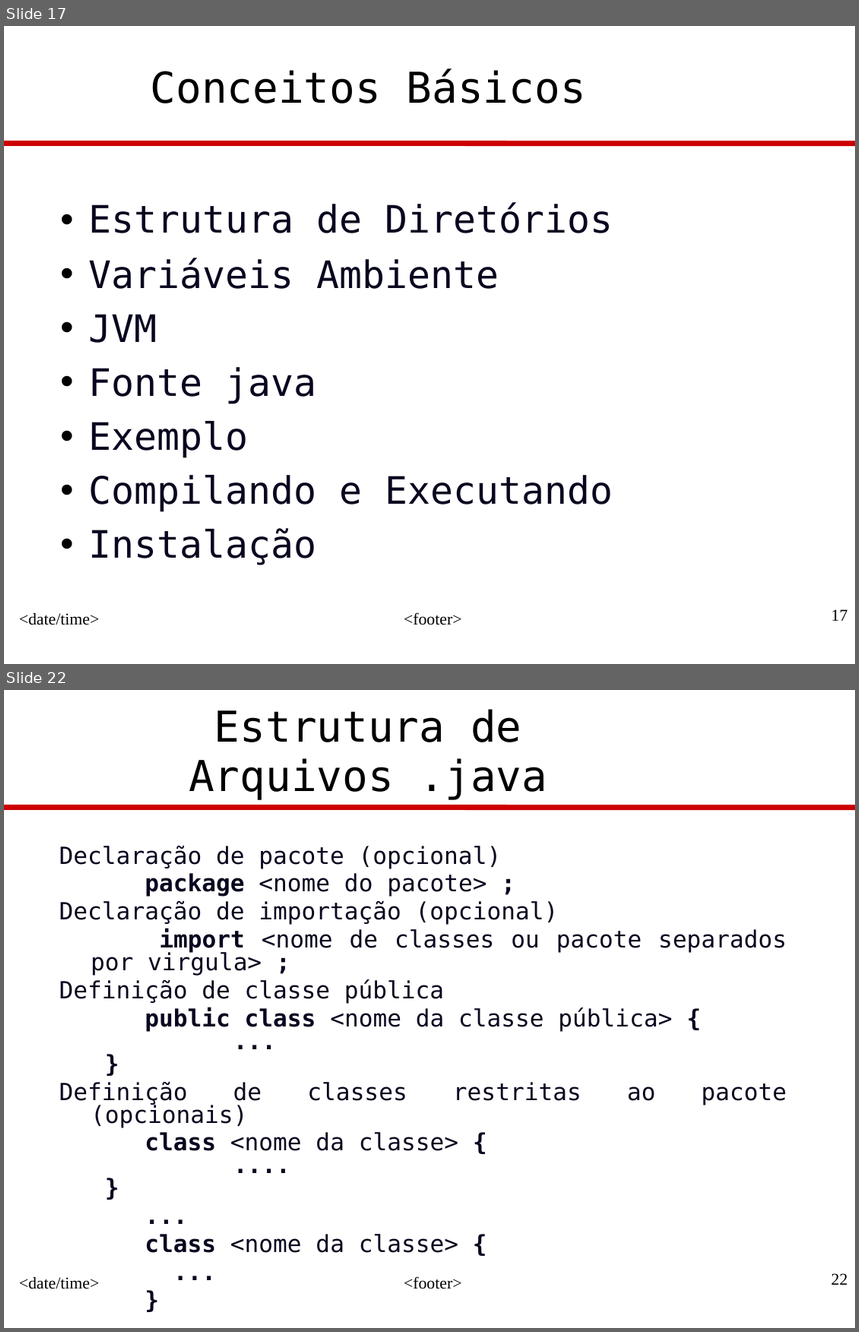
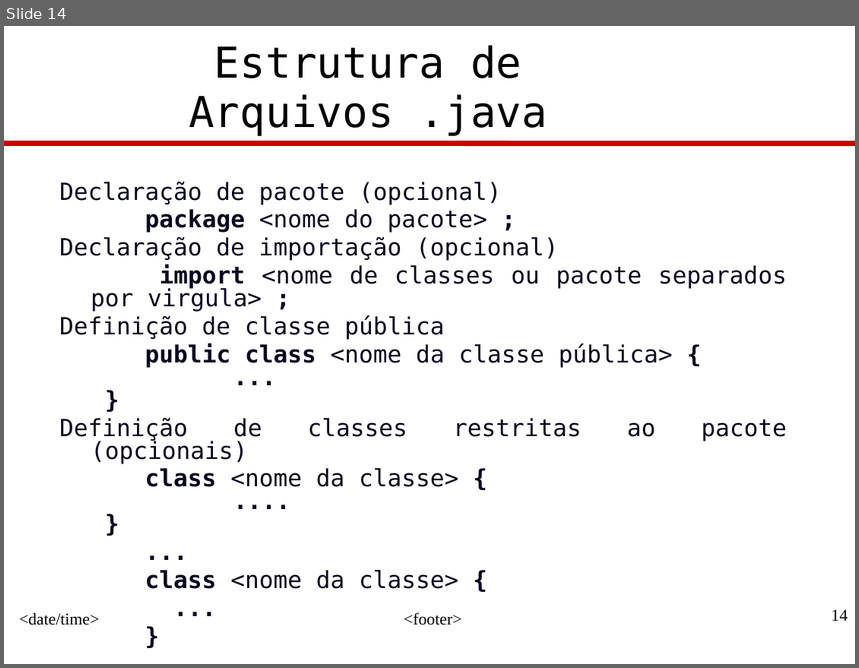
Before and after one commit to eaoliveira/DSJ-N1602, a slide deck: Professor/src/introducao/JavaProg-1-Introducao.ppt. Shown one above the other, each under a label of ours: slides 17 and 22 before the commit, slide 14 after it; the slides between them are not shown. The pictures are 859x1332 and 859x668 pixels, drawn with LibreOffice and Linux fonts; fonts in the diff are those of the drawing; background and template pictures are left out. Boxes give left, top, right and bottom in pixels: in the first picture for what was removed or moved away, otherwise in the second. Text is boxed around its words. In the diff, an @@ line names an element or a change of style, - is before the commit and + after.

```diff
--- a/Professor/src/introducao/JavaProg-1-Introducao.ppt
+++ b/Professor/src/introducao/JavaProg-1-Introducao.ppt
@@ slide 17 removed at [4, 26, 855, 664], background #FFFFFF; not listed: 4 template elements that a slide beside it also shows @@
@@ text removed at [151, 69, 586, 104] @@
-Conceitos Básicos
@@ text removed at [89, 202, 613, 566] @@
-• Estrutura de Diretórios
-• Variáveis Ambiente
-• JVM
-• Fonte java
-• Exemplo
-• Compilando e Executando
-• Instalação
@@ what was slide 22 is now slide 14 @@
@@ page number at [832, 610, 848, 621]: text changed @@
-22
+14
```
Also in this commit, not shown: 12 slides changed, 8 slides added, 16 other slides removed.
